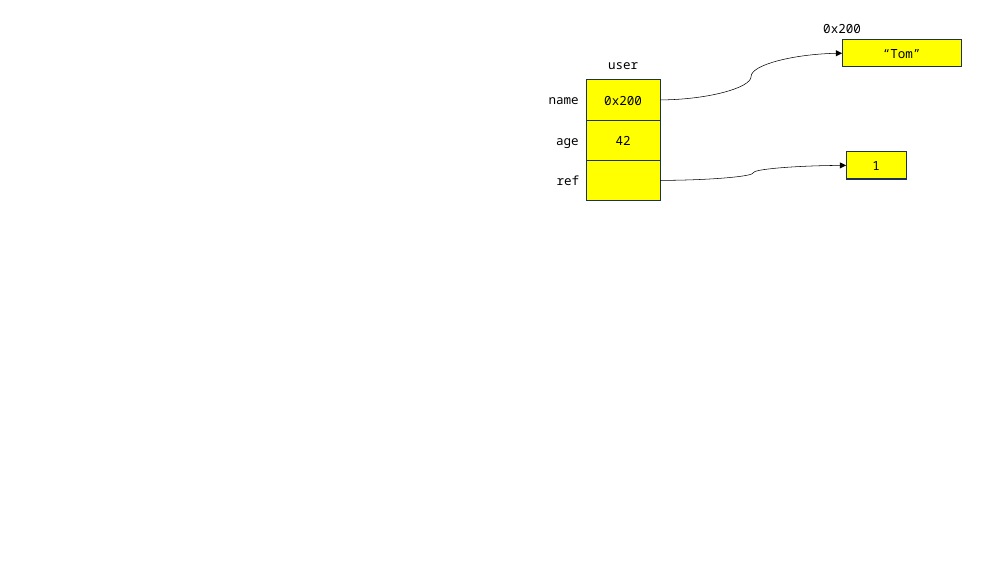
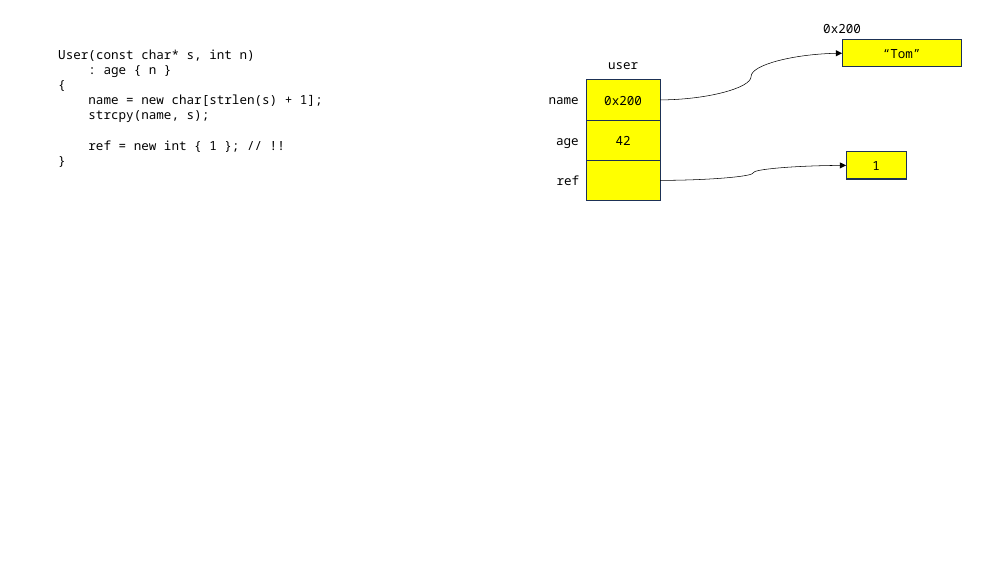
Before and after one commit to joonsungk/cpp_231023, a slide deck: slide 19 of cpp_231023.pptx. Drawn at 1008x567 pixels with LibreOffice and Linux fonts; fonts in the diff are those of the drawing. Boxes give left, top, right and bottom in pixels: in the first picture for what was removed or moved away, otherwise in the second. Text is boxed around its words. In the diff, an @@ line names an element or a change of style, - is before the commit and + after.

```diff
--- a/cpp_231023.pptx
+++ b/cpp_231023.pptx
@@ text added at box(58, 49, 323, 150), 12 pt, text #000000 @@
+User(const char* s, int n)
+: age { n }
+{
+name = new char[strlen(s) + 1];
+strcpy(name, s);
+ref = new int { 1 }; // !!
+}
```
Also in this commit, not shown: 5 other slides changed, 1 other file.
